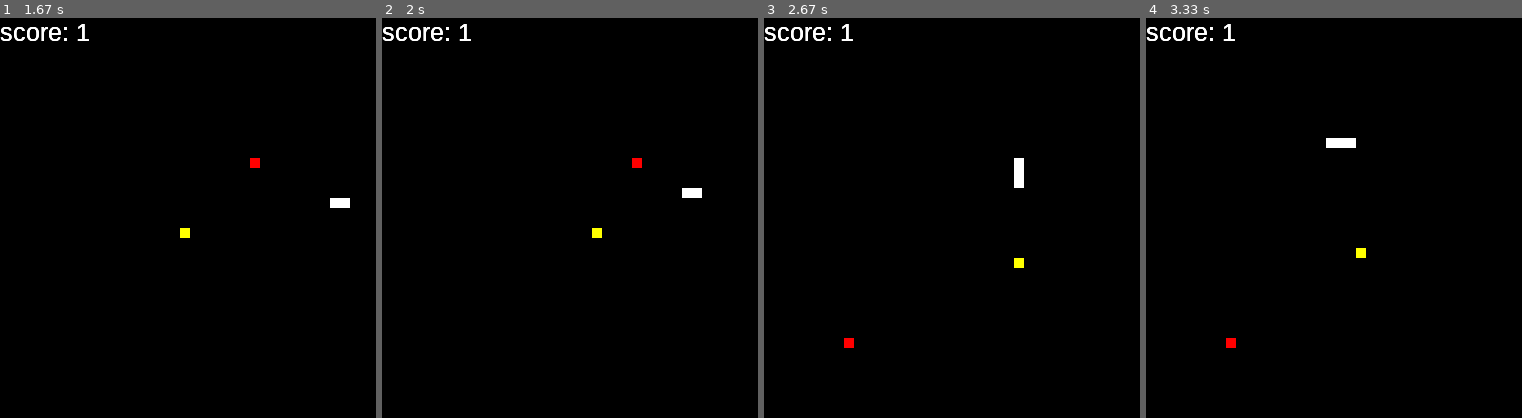
Above: before the commit, frames 1-4 (left to right).
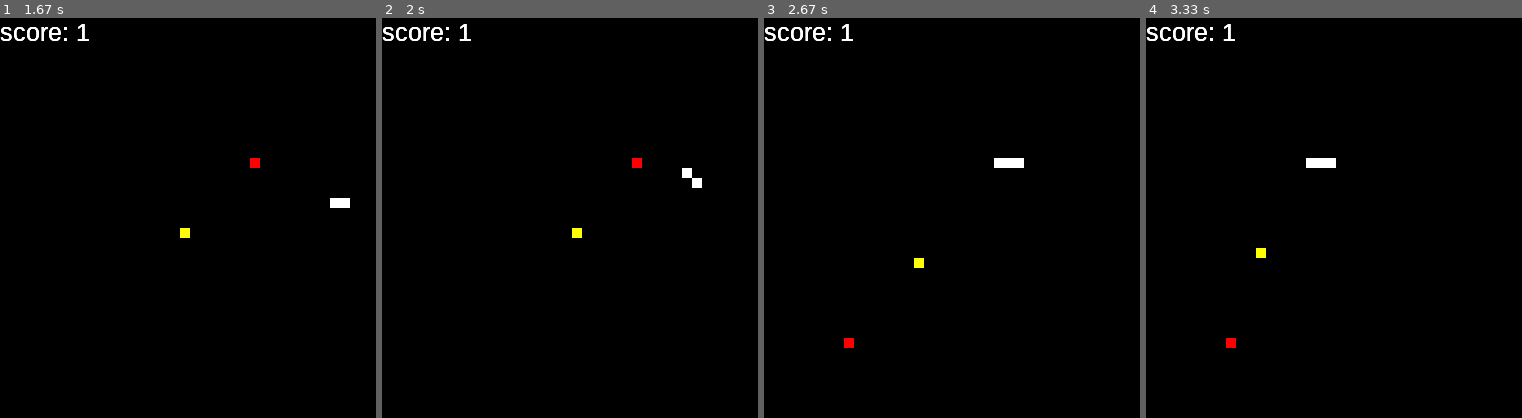
Above: after the commit, the same moments.

Repository: NourHabbal/Programming-classwork
Game: pygame game, started from Custom Pygame Project/main.py
Two runs of this game, one before a commit and one after it. Both use one fixed random seed, a clock stepped at 60 frames per second and the inputs below.
Inputs:
- Up to frame 1 (1.67 s): hold Right 0.33-0.8 s; hold Up 0.83-1.3 s; hold Right from 1.33 s (still down)
- Up to frame 2 (2 s): release Right at 1.8 s; hold Left from 1.83 s (still down)
- Up to frame 3 (2.67 s): release Left at 2.37 s; hold Down from 2.4 s (still down)
- Up to frame 4 (3.33 s): release Down at 2.7 s; hold Left 2.73-3.13 s; hold Up from 3.17 s (still down)

Frame 1 is identical in both runs. In frame 2, 0.4% of the frame differs, in the area x 50-86%, y 37-55%; in frame 3, 0.4%; in frame 4, 0.5%, in the area x 29-59%, y 30-60%.

Commit message:
Update main.py

Diff:
--- a/Custom Pygame Project/main.py
+++ b/Custom Pygame Project/main.py
@@ -59,6 +59,12 @@
                 self.displace_y = 10
             elif target_y < self.pos_y:
                 self.displace_y = -10
+        elif target_y == self.pos_y:
+            self.displace_y = 0
+            if target_x > self.pos_x:
+                self.displace_x = 10
+            elif target_x < self.pos_x:
+                self.displace_x = -10
         elif target_x > self.pos_x:
             self.displace_x = 10
         elif target_x < self.pos_x:
@@ -66,7 +72,7 @@
         else:
             self.displace_x = 10
             self.displace_y = 0
-        print(self.displace_x, self.displace_y)
+        #print(self.displace_x, self.displace_y)
 
     def handle_snake(self, target_x, target_y, snake_type):
         global game_end
@@ -74,7 +80,7 @@
         match snake_type:
             case "AI":
                 self.pick_direction(target_x, target_y)
-                if random.randint(0,2):
+                if random.choice([True, False, False, False]):
                     if self.displace_x != 0:
                         self.pos_x = (self.pos_x + self.displace_x) % win_width
                     else:
@@ -82,9 +88,9 @@
                 else:
                     self.pos_x = (self.pos_x + self.displace_x) % win_width
                     self.pos_y = (self.pos_y + self.displace_y) % win_height
-                if((self.pos_x, self.pos_y) in self.body_list):
-                    game_end = True
-                    return
+                #if((self.pos_x, self.pos_y) in self.body_list):
+                    #game_end = True
+                #    return
                 self.body_list.append((self.pos_x, self.pos_y))
                 if (target_x == self.pos_x and target_y == self.pos_y):
                     red_dot.reset_position()
@@ -98,9 +104,9 @@
             case "PLAYER":
                 self.pos_x = (self.pos_x + self.displace_x) % win_width
                 self.pos_y = (self.pos_y + self.displace_y) % win_height
-                if((self.pos_x, self.pos_y) in self.body_list):
-                    game_end = True
-                    return
+                #if((self.pos_x, self.pos_y) in self.body_list):
+                    #game_end = True
+                #    return
                 self.body_list.append((self.pos_x, self.pos_y))
 
                 if (target_x == self.pos_x and target_y == self.pos_y):
@@ -108,11 +114,11 @@
                 else:
                     del self.body_list[0]
                 show_score()
-                red_dot.draw_food()
                 #print(snake2.pos_x, snake2.pos_y)
                 for (i,j) in self.body_list:
                     pygame.draw.rect(win_display, (COLOR["yellow"]), [i, j, base_width, base_height])
                 pygame.display.update()
+                red_dot.draw_food()
             case _:
                 pass
                 # elements will constantly appent to bodylist, however, the last added element will always be
@@ -133,6 +139,44 @@
 red_dot = food(get_num_within_range("x"), get_num_within_range("y"))
 clock = pygame.time.Clock()
 
+def get_keys():
+    keys = pygame.key.get_pressed()
+
+    if keys[pygame.K_LEFT]:
+        snake1.displace_x = -10
+        if keys[pygame.K_UP]:
+            snake1.displace_y = -10
+        elif keys[pygame.K_DOWN]:
+            snake1.displace_y = 10
+        else:
+            snake1.displace_y = 0
+    elif keys[pygame.K_RIGHT]:
+        snake1.displace_x = 10
+        if keys[pygame.K_UP]:
+            snake1.displace_y = -10
+        elif keys[pygame.K_DOWN]:
+            snake1.displace_y = 10
+        else:
+            snake1.displace_y = 0
+    elif keys[pygame.K_UP]:
+        snake1.displace_y = -10
+        if keys[pygame.K_LEFT]:
+            snake1.displace_x = -10
+        elif keys[pygame.K_RIGHT]:
+            snake1.displace_x = 10
+        else:
+            snake1.displace_x = 0
+    elif keys[pygame.K_DOWN]:
+        snake1.displace_y = 10
+        if keys[pygame.K_LEFT]:
+            snake1.displace_x = -10
+        elif keys[pygame.K_RIGHT]:
+            snake1.displace_x = 10
+        else:
+            snake1.displace_x = 0
+
+
+
 def main():
     while True:
         if game_end:
@@ -145,34 +189,12 @@
 
             pygame.quit()
             quit()
-        events = pygame.event.get()
-        for i in events:
-            if(i.type == pygame.QUIT):
+        for i in pygame.event.get():
+            if (i.type == pygame.QUIT):
                 pygame.quit()
                 quit()
-            if(i.type == pygame.KEYDOWN):
-                match i.key:
-                    case pygame.K_LEFT:
-                        if snake1.displace_x != 10:
-                            snake1.displace_x = -10
-                        snake1.displace_y = 0
-
-                    case pygame.K_RIGHT:
-                        if snake1.displace_x != -10:
-                            snake1.displace_x = 10
-                        snake1.displace_y = 0
-
-                    case pygame.K_UP:
-                        snake1.displace_x = 0
-                        if snake1.displace_y != 10:
-                            snake1.displace_y = -10
-
-                    case pygame.K_DOWN:
-                        snake1.displace_x = 0
-                        if snake1.displace_y != -10:
-                            snake1.displace_y = 10
-                    case _:
-                        continue
+        get_keys()
+
         snake1.handle_snake(red_dot.pos_x, red_dot.pos_y, "PLAYER")
         snake2.handle_snake(red_dot.pos_x, red_dot.pos_y, "AI")
         fill_background()
